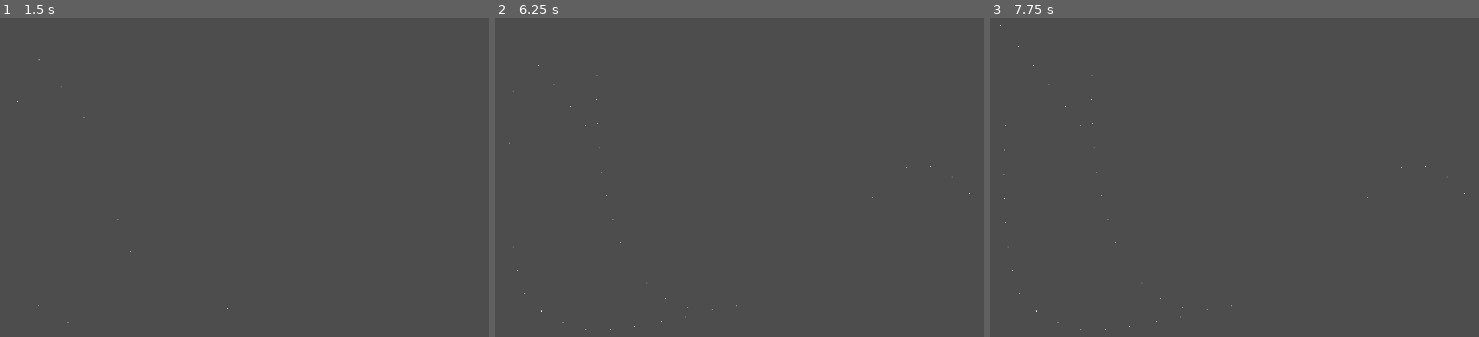
Above: before the commit, frames 1-3 (left to right).
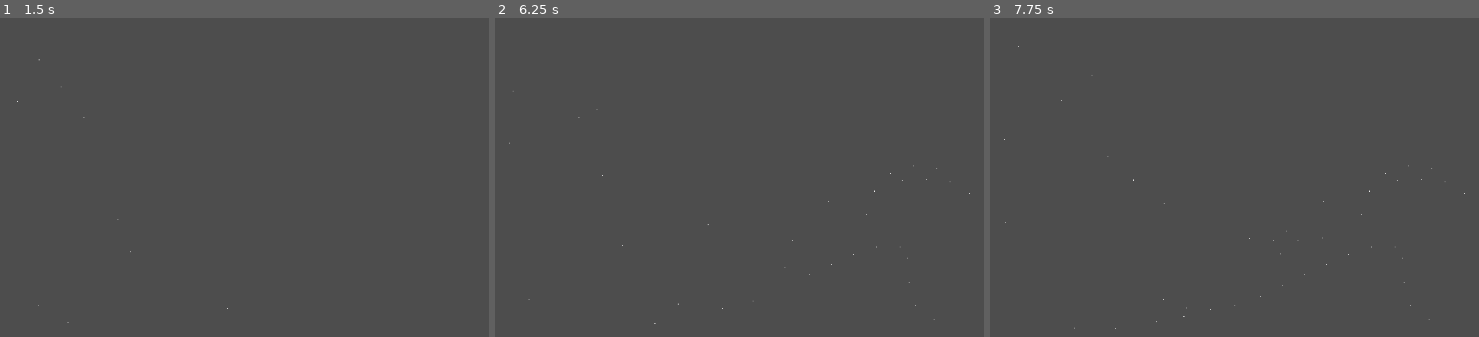
Above: after the commit, the same moments.

Repository: WinnerWind/omov-game
Game: Godot game, scene res://scenes/main.tscn
Two runs of this game, one before a commit and one after it. Both use one fixed random seed, a clock stepped at 60 frames per second and the inputs below.
Inputs:
- Up to frame 1 (1.5 s): tap Enter at 0.5 s; tap Space at 1.25 s
- Up to frame 2 (6.25 s): tap Enter at 2, 4.25 s; tap Space at 2.75 s
- Up to frame 3 (7.75 s): no input

Frame 1 is identical in both runs. In frame 2, less than 0.1% of the frame differs, in the area x 4-94%, y 14-98%; in frame 3, less than 0.1%, in the area x 2-94%, y 2-98%.

Commit message:
Stop cars using area2d physics

Diff:
--- a/scenes/main.tscn
+++ b/scenes/main.tscn
@@ -35,6 +35,7 @@
 [node name="Node2D" type="Node2D"]
 
 [node name="Stop Area" parent="." instance=ExtResource("2_sugp2")]
+stop_cars = false
 shape = SubResource("RectangleShape2D_tbgi4")
 
 [node name="CarSpawner" type="Node2D" parent="." node_paths=PackedStringArray("timer")]
--- a/scripts/stop_area.gd
+++ b/scripts/stop_area.gd
@@ -2,7 +2,11 @@
 extends Area2D
 class_name StopArea
 
-@export var stop_cars:bool
+@export var stop_cars:bool:
+	set(new_var):
+		stop_cars = new_var
+		if is_node_ready():
+			collision_shape.disabled = !stop_cars
 @export var shape:RectangleShape2D:
 	set(new):
 		shape = new
